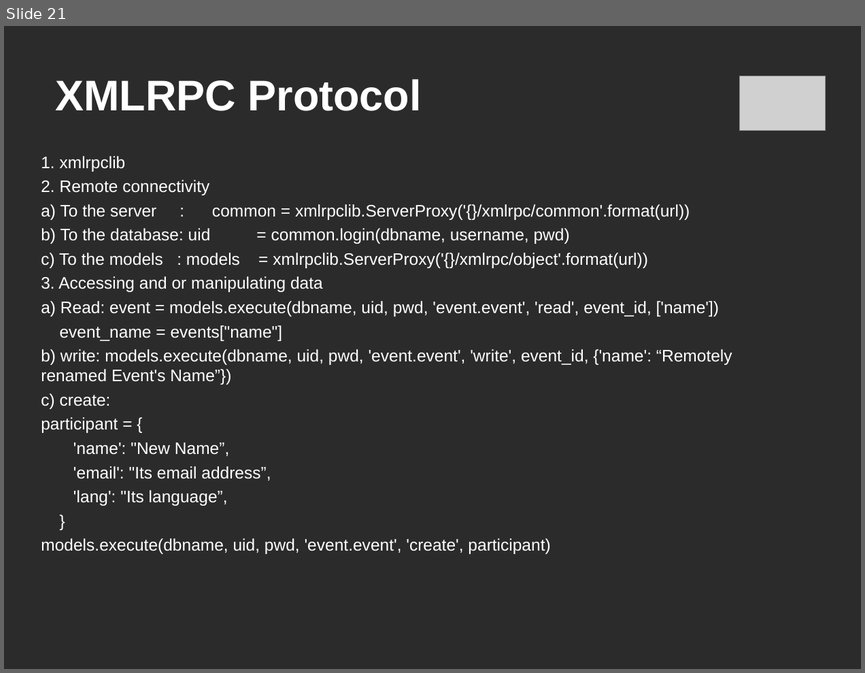
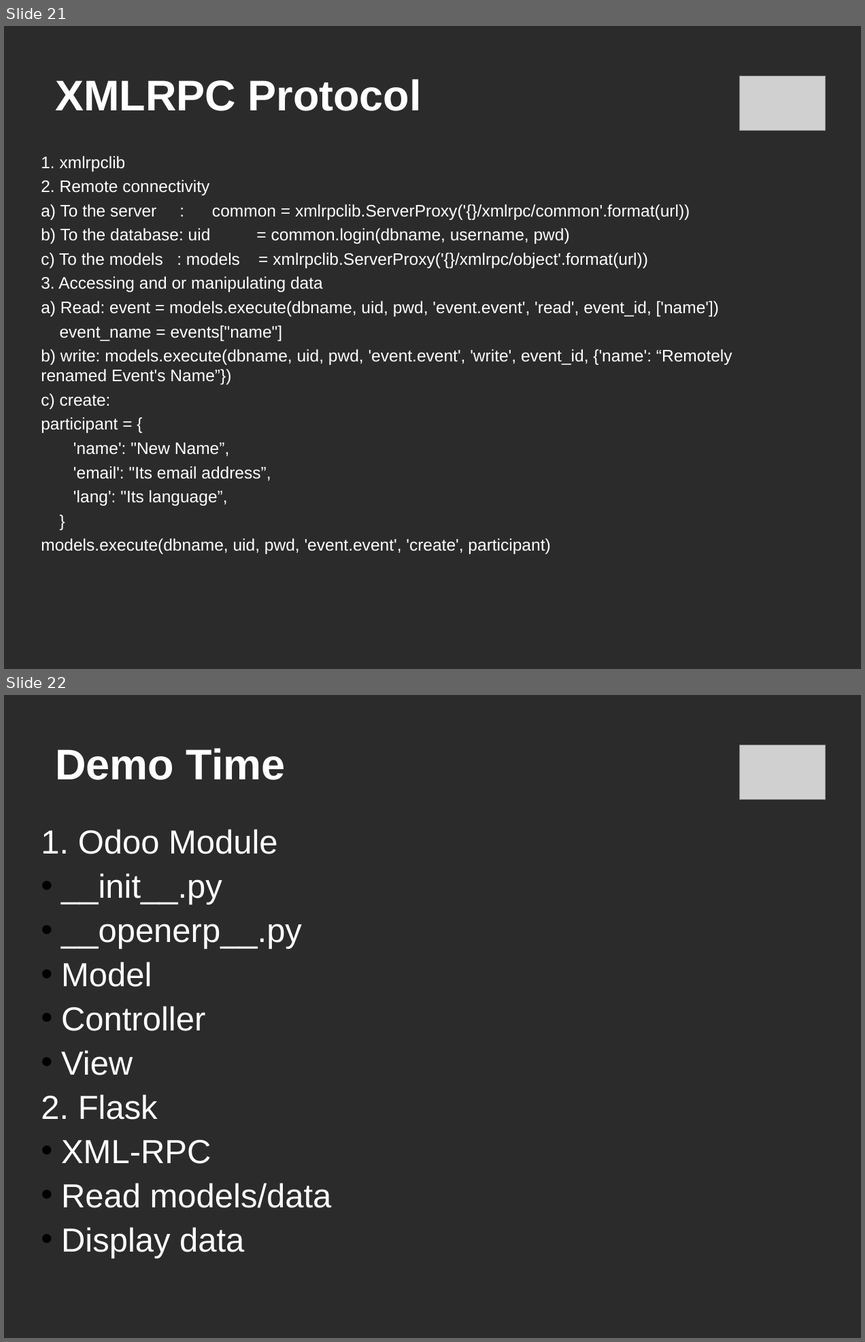
Before and after one commit to c-goosen/ctpug_11_july, a slide deck: Presentation/ctpug-odoo-11_july.ppt. Shown one above the other, each under a label of ours: slide 21 before the commit, slides 21 and 22 after it. The pictures are 865x673 and 865x1342 pixels, drawn with LibreOffice and Linux fonts; fonts in the diff are those of the drawing; grey boxes stand for pictures; background and template pictures are left out; a plain dark background stands for a picture behind light text. Boxes give left, top, right and bottom in pixels: in the first picture for what was removed or moved away, otherwise in the second. Text is boxed around its words. In the diff, an @@ line names an element or a change of style, - is before the commit and + after.

Commit message:
Added slides on demo and information

```diff
--- a/Presentation/ctpug-odoo-11_july.ppt
+++ b/Presentation/ctpug-odoo-11_july.ppt
@@ slide 22 added at box(4, 695, 861, 1338), background picture (left out) @@
@@ text added at box(55, 748, 286, 780), 36 pt, text #FFFFFF, bold @@
+Demo Time
@@ picture added at box(739, 745, 825, 800) @@
@@ text added at box(41, 829, 332, 1258), 28 pt, text #FFFFFF @@
+1. Odoo Module
+• __init__.py
+• __openerp__.py
+• Model
+• Controller
+• View
+2. Flask
+• XML-RPC
+• Read models/data
+• Display data
```
Also in this commit, not shown: 3 slides changed, 2 other slides added.
